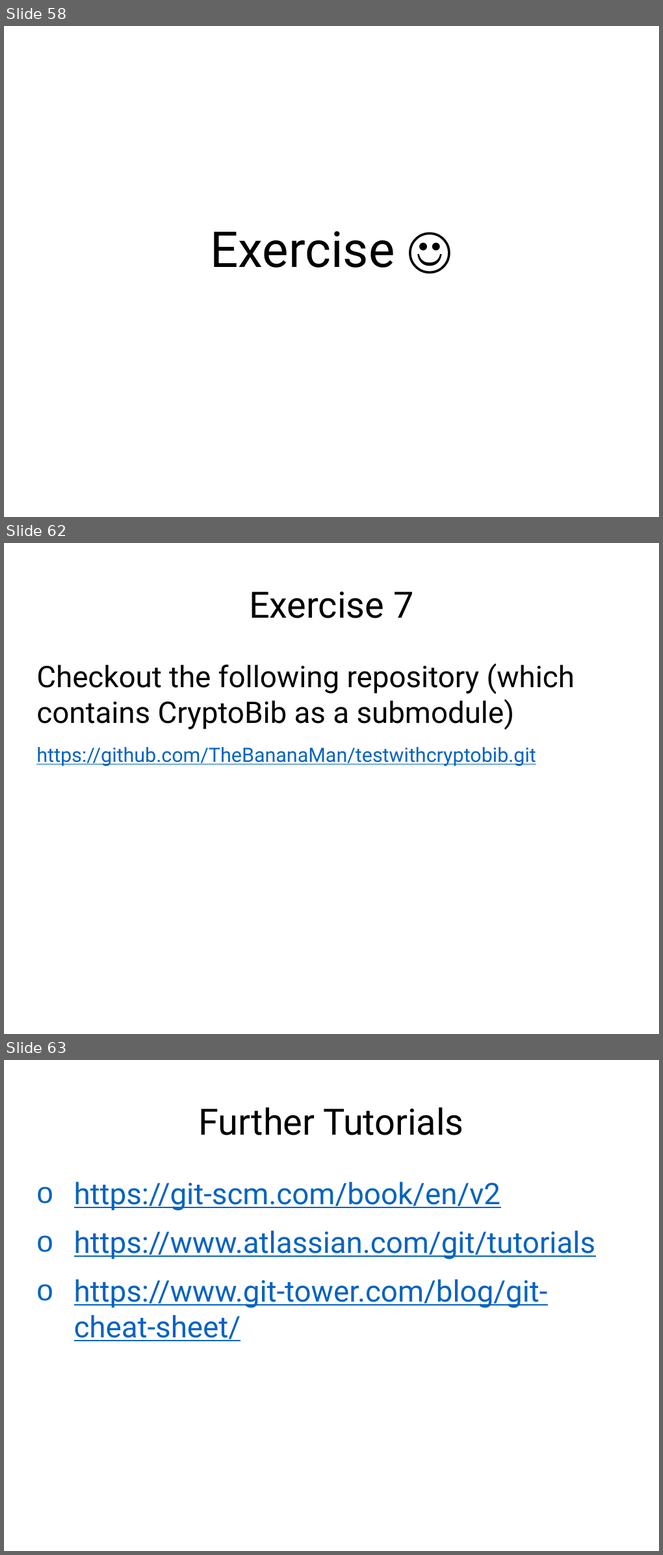
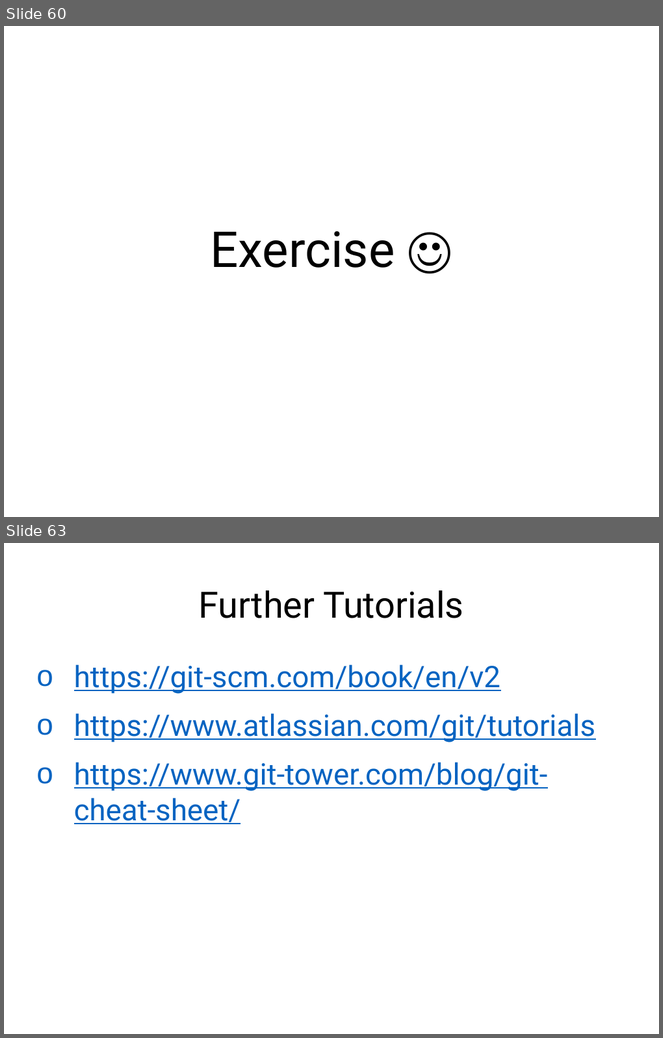
Before and after one commit to rachelplayer/isg-playground, a slide deck: git_workshop.pptx. Shown one above the other, each under a label of ours: slides 58, 62 and 63 before the commit, slides 60 and 63 after it; the slides between them are not shown. The pictures are 663x1555 and 663x1038 pixels, drawn with LibreOffice and Linux fonts; fonts in the diff are those of the drawing. Boxes give left, top, right and bottom in pixels: in the first picture for what was removed or moved away, otherwise in the second. Text is boxed around its words. In the diff, an @@ line names an element or a change of style, - is before the commit and + after.

```diff
--- a/git_workshop.pptx
+++ b/git_workshop.pptx
@@ slide 62 removed at (4,543,659,1034), background #FFFFFF @@
@@ title removed at (249,591,414,618) @@
-Exercise 7
@@ text removed at (36,663,575,767) @@
-Checkout the following repository (which contains CryptoBib as a submodule)
-https://github.com/TheBananaMan/testwithcryptobib.git
@@ what was slide 58 is now slide 60 @@
```
Also in this commit, not shown: 13 slides changed, 5 slides added, 4 other slides removed, 1 other file.
